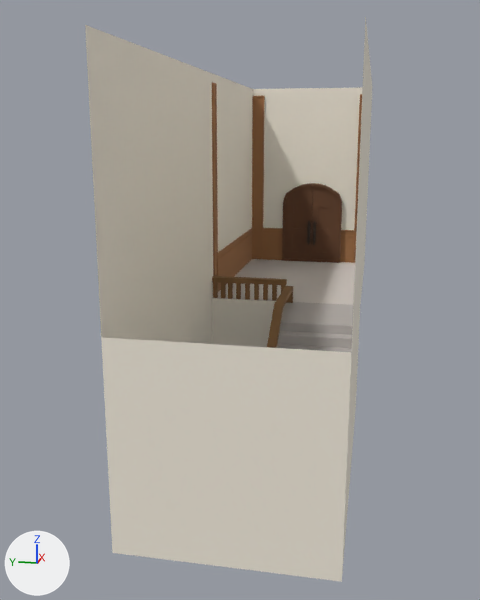
An edit to the FBX model Assets/05_Models/corridor4.fbx, drawn before and after from the same camera.
Camera for both pictures: a 50 mm camera at (-0.45, -0.061, 0.075) aimed at (-0.035, 0.022, -0.029). Lighting does not change. The marker at lower left points along +X, +Y and +Z. Where no turn or scale is listed for an object, it has been applied to the vertices.

Names of what the first picture shows: 'corrodor4'.
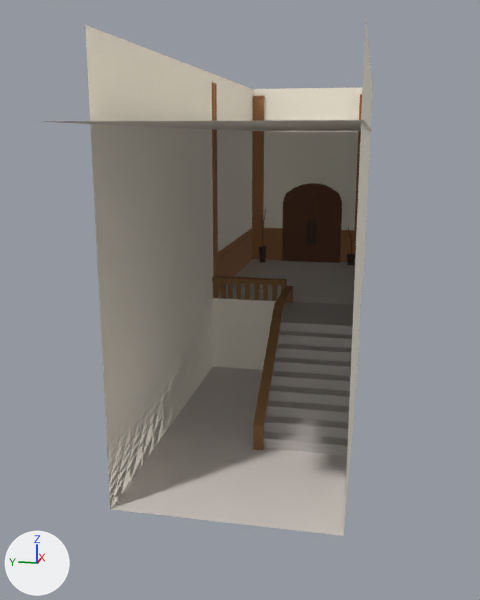
The newer file is also turned or shifted as a whole; pictures and numbers use the older file's frame.

Edits to the bpy script that builds the scene:
```text
Change me_mesh:
    used by ob_corrodor4; location = (-0.0263, -0.0999, -0.039)
    remove me_mesh.from_pydata(...)  # 782 vertices, 605 faces; spans x -0.16..0.213, y 0.045..0.154, z -0.079..0.157
    add me_mesh.from_pydata(...)  # 1223 vertices, 1075 faces; spans x -0.16..0.213, y 0.045..0.154, z -0.056..0.157
    me_mesh part 1: a new loose piece of 110 vertices spanning x 0.195..0.203, y 0.053..0.062, z -0.003..0.008, in mat_material__100 (picture img_corridor_png)
    me_mesh part 2: a new loose piece of 110 vertices spanning x 0.194..0.201, y 0.138..0.145, z -0.003..0.012, in mat_material__100 (picture img_corridor_png)
    me_mesh part 3: a new loose piece of 37 vertices spanning x 0.192..0.201, y 0.138..0.148, z 0.008..0.051, in mat_material__100 (picture img_corridor_png)
    me_mesh part 4
    6 vertices are removed from x -0.16, y 0.101, z -0.079..0.029
    12 faces are deleted
    6 vertices in x -0.16..0.06, y 0.045..0.154, z -0.079 move by (0.0, 0.0, 0.023)
    1 vertex is added at (-0.16, 0.101, -0.056)
    2 new faces join them
Add me_mesh_1:
    me_mesh_1.from_pydata(...)  # 4 vertices, 1 face; spans x -0.232..0.185, y -0.16..-0.05, z 0.044
    me_mesh_1.materials.append(mat_material__100)  # picture img_corridor_png
Add ob_object195:
    ob_object195 = bpy.data.objects.new('Object195', me_mesh_1)
    ob_object195.location = (0.0, 0.1038, 0.0361)
```

Changed parts and their boxes (x1, y1, x2, y2) in the pictures (480 x 600 px):
'corrodor4', reshaped (8% shorter)
    before: (85, 17, 373, 582)
    after: (85, 17, 373, 536)
'Object195', added
    after: (42, 120, 372, 131)
part 1 of me_mesh, added
    after: (347, 254, 356, 266)
part 2 of me_mesh, added
    after: (259, 246, 267, 263)
part 3 of me_mesh, added
    after: (256, 206, 266, 247)
part 4 of me_mesh, cut back
    before: (101, 298, 360, 582)
    after: (105, 298, 360, 536)
